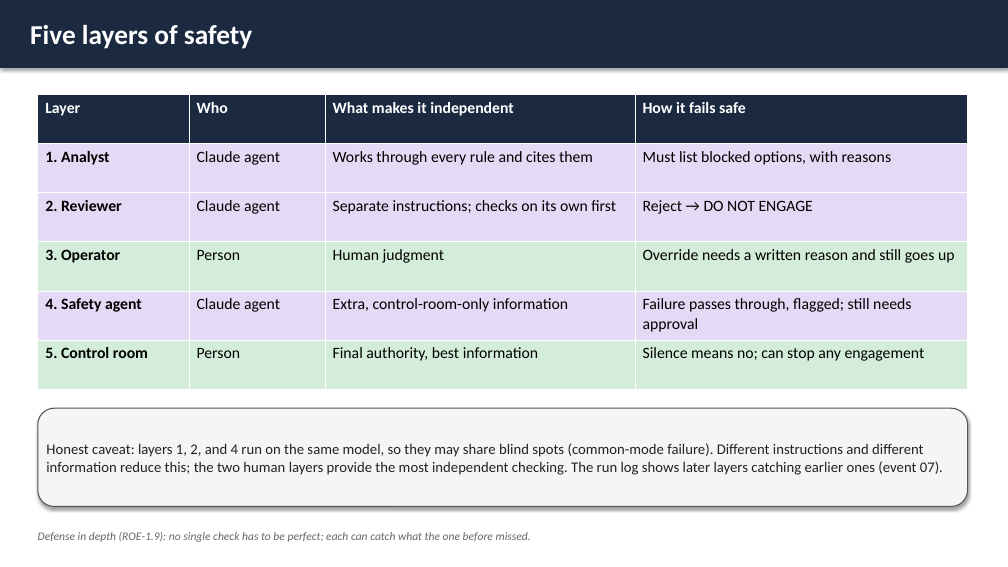
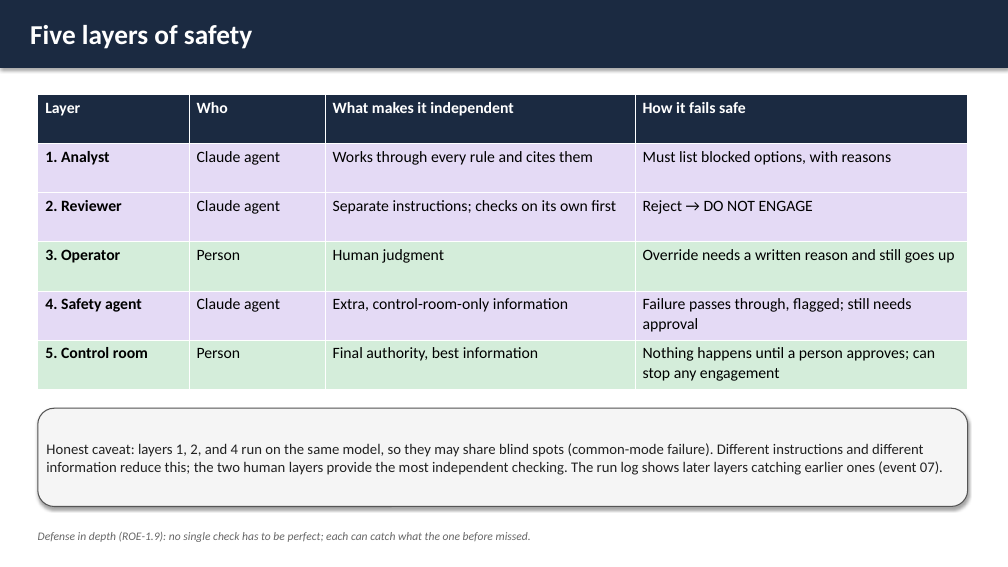
Before and after one commit to michaelsmithpe-ops/GBUS-652-Coursework, a slide deck: slide 7 of capstone/briefing/fort-gbus-briefing.pptx (slide 6 before the commit). Drawn at 1008x567 pixels with LibreOffice and Linux fonts; fonts in the diff are those of the drawing. Boxes give left, top, right and bottom in pixels: in the first picture for what was removed or moved away, otherwise in the second. Text is boxed around its words. In the diff, an @@ line names an element or a change of style, - is before the commit and + after.

```diff
--- a/capstone/briefing/fort-gbus-briefing.pptx
+++ b/capstone/briefing/fort-gbus-briefing.pptx
@@ table at [38, 95, 968, 389] @@
-row 6, column 4: Silence means no; can stop any engagement
+row 6, column 4: Nothing happens until a person approves; can stop any engagement
```
Also in this commit, not shown: 3 other slides changed, 3 slides added, 2 other files.
